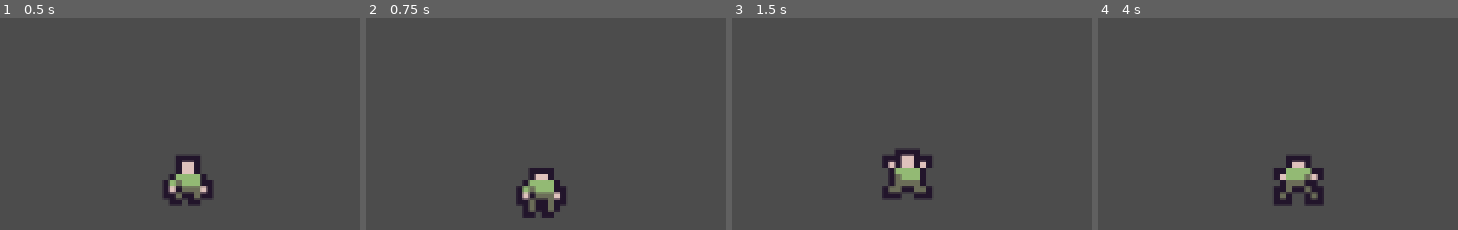
Above: before the commit, frames 1-4 (left to right).
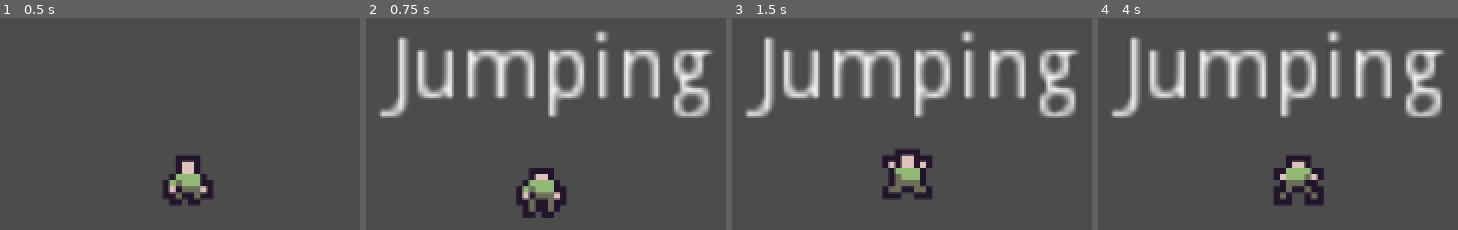
Above: after the commit, the same moments.

Repository: AGPritchard/state-machine
Game: Godot game, scene res://src/world/world.tscn
The game is run twice, just before and just after one commit, with the same random seed, the same clock (stepped at 60 frames per second) and the same inputs. The project has no main scene, so this scene is started directly.
Inputs:
- Up to frame 1 (0.5 s): no input
- Up to frame 2 (0.75 s): hold D (move_right) from 0.53 s (still down); tap Space (jump) at 0.6 s
- Up to frame 3 (1.5 s): tap Space (jump) at 0.77, 1.07, 1.35 s; release D (move_right) at 1.28 s; hold A (move_left) from 1.28 s (still down)
- Up to frame 4 (4 s): tap Space (jump) at 1.52, 1.82, 2.1, 2.85, 3.02, 3.32, 3.6, 3.77 s; release A (move_left) at 2.03 s; hold D (move_right) 2.03-3.53 s; hold A (move_left) from 3.53 s (still down)

Frame 1 is identical in both runs. In frame 2, 13% of the frame differs, in the area x 3-97%, y 5-48%; in frame 3, 13%; in frame 4, 13%.

Commit message:
Add state label above player

Diff:
--- a/src/player/player.gd
+++ b/src/player/player.gd
@@ -26,10 +26,12 @@
 			# switch to run state if move_input is detected
 			if move_input.length() > 0:
 				state = STATES.RUN
+				$StateLabel.text = "Running"
 
 			# switch to jump state if jump button is pressed
 			if Input.is_action_just_pressed("jump"):
 				state = STATES.JUMP
+				$StateLabel.text = "Jumping"
 				horizontal_jump_velocity = Vector2.ZERO
 				height_before_jump = global_position.y
 				gravity = -gravity
@@ -40,12 +42,14 @@
 			# switch to idle state if move_input is not detected
 			if move_input.length() <= 0:
 				state = STATES.IDLE
+				$StateLabel.text = "Idling"
 
 			velocity = move_input.normalized() * speed
 
 			# switch to jump state if jump button is pressed
 			if Input.is_action_just_pressed("jump"):
 				state = STATES.JUMP
+				$StateLabel.text = "Jumping"
 				horizontal_jump_velocity = velocity
 				height_before_jump = global_position.y
 				gravity = -gravity
@@ -62,6 +66,7 @@
 			# switch to idle state if maximum jump height is reached or a collision with a ceiling occurs
 			if global_position.y <= (height_before_jump - maximum_jump_height) or is_on_ceiling():
 				state = STATES.IDLE
+				$StateLabel.text = "Idling"
 				gravity = -gravity
 
 			velocity = horizontal_jump_velocity.normalized() * speed
--- a/src/player/player.tscn
+++ b/src/player/player.tscn
@@ -54,3 +54,14 @@
 
 [node name="CollisionShape2D" type="CollisionShape2D" parent="."]
 shape = SubResource( 2 )
+
+[node name="StateLabel" type="Label" parent="."]
+margin_left = -32.0
+margin_top = -24.0
+margin_right = 32.0
+margin_bottom = -8.0
+align = 1
+valign = 1
+__meta__ = {
+"_edit_use_anchors_": false
+}
